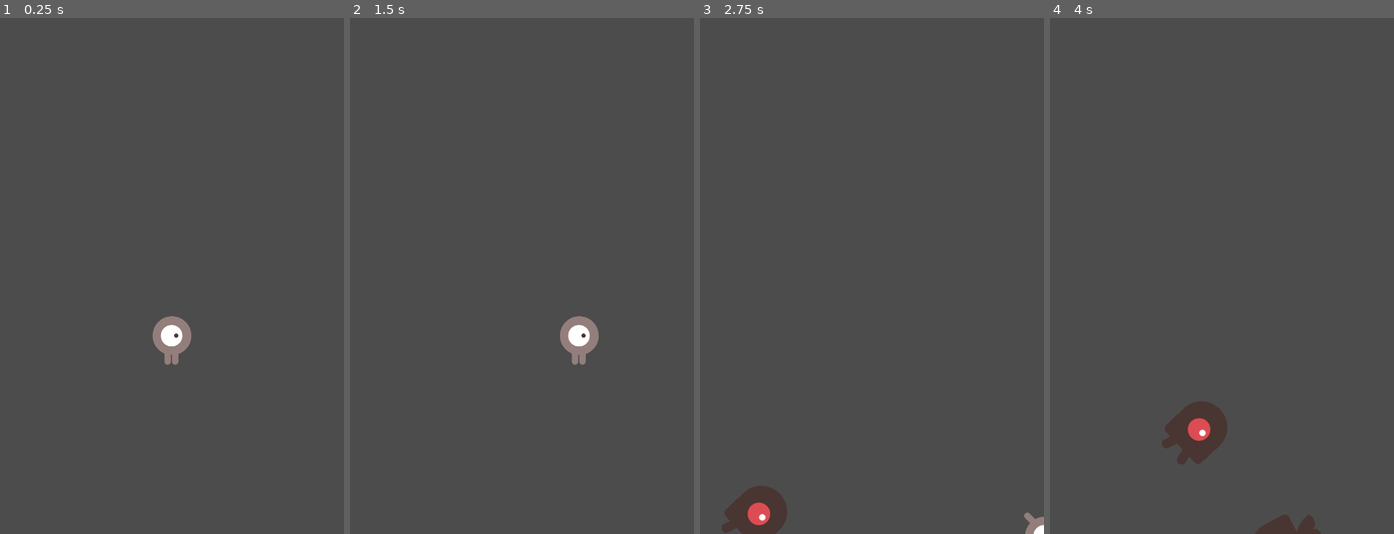
Above: before the commit, frames 1-4 (left to right).
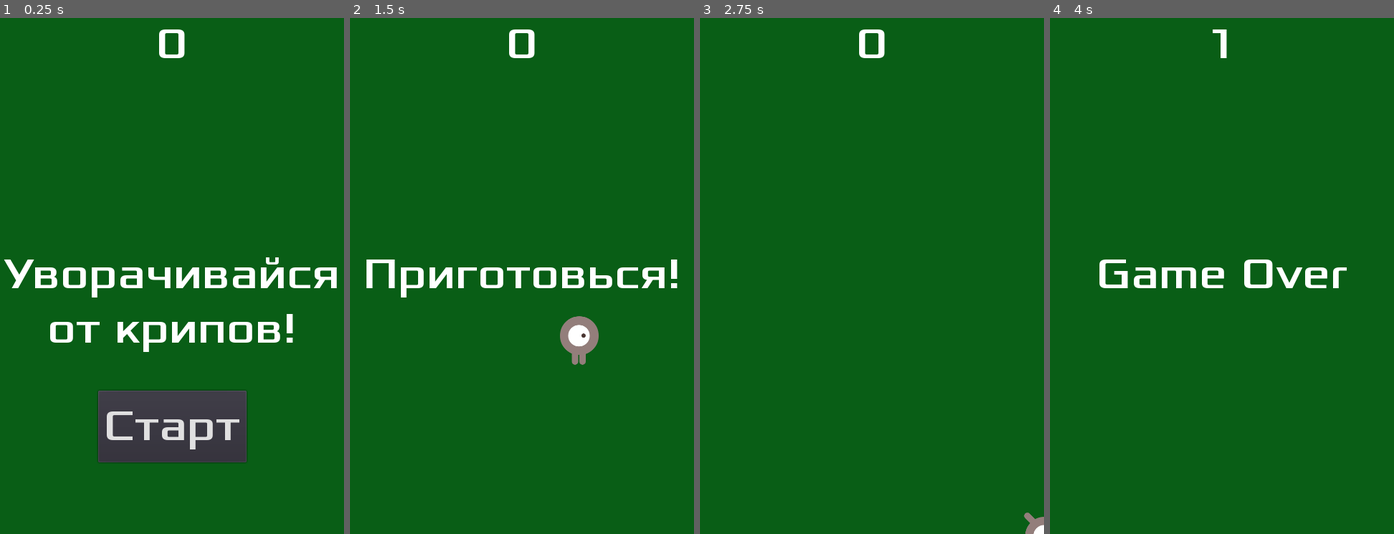
Above: after the commit, the same moments.

Repository: GnusinPavel/slim-from-cryp
Game: Godot game, scene res://Scenes/Main.tscn
Same seed, same stepped clock (60 frames per second), same inputs: the game is played once before the commit and once after it.
Inputs (mouse positions are in pixels of both pictures, inside the frame that each line leads up to):
- Up to frame 1 (0.25 s): no input
- Up to frame 2 (1.5 s): click (522, 425) at 0.5 s, where only the run after the commit has a clickable "Старт"; tap Enter at 1.25 s; hold Right (ui_right) from 1.28 s (still down)
- Up to frame 3 (2.75 s): release Right (ui_right) at 2.03 s; hold Down (ui_down) from 2.03 s (still down)
- Up to frame 4 (4 s): release Down (ui_down) at 2.78 s; hold Right (ui_right) 2.78-3.53 s; hold Up (ui_up) from 3.53 s (still down)

The runs differ from the first frame. In frame 1, 95% of the frame differs, in the area x 0-100%, y 0-100%; in frame 2, 99%; in frame 3, 100%; in frame 4, 100%.

Commit message:
hud and sounds

Diff:
--- /dev/null
+++ b/Scenes/HUD.tscn
@@ -0,0 +1,64 @@
+[gd_scene load_steps=6 format=2]
+
+[ext_resource path="res://godot_assets/fonts/Xolonium-Regular.ttf" type="DynamicFontData" id=1]
+[ext_resource path="res://Scripts/HUD.gd" type="Script" id=2]
+
+[sub_resource type="DynamicFont" id=1]
+size = 60
+font_data = ExtResource( 1 )
+
+[sub_resource type="InputEventAction" id=2]
+action = "ui_select"
+
+[sub_resource type="ShortCut" id=3]
+shortcut = SubResource( 2 )
+
+[node name="HUD" type="CanvasLayer"]
+script = ExtResource( 2 )
+
+[node name="ScoreLabel" type="Label" parent="."]
+anchor_right = 1.0
+margin_bottom = 78.0
+custom_fonts/font = SubResource( 1 )
+text = "0"
+align = 1
+__meta__ = {
+"_edit_use_anchors_": false
+}
+
+[node name="MessageLabel" type="Label" parent="."]
+anchor_top = 0.5
+anchor_right = 1.0
+anchor_bottom = 0.5
+margin_top = -39.0
+margin_bottom = 39.0
+custom_fonts/font = SubResource( 1 )
+text = "Уворачивайся от крипов!"
+align = 1
+autowrap = true
+__meta__ = {
+"_edit_use_anchors_": false
+}
+
+[node name="StartButton" type="Button" parent="."]
+anchor_left = 0.5
+anchor_top = 1.0
+anchor_right = 0.5
+anchor_bottom = 1.0
+margin_left = -103.5
+margin_top = -200.0
+margin_right = 103.5
+margin_bottom = -100.0
+custom_fonts/font = SubResource( 1 )
+shortcut = SubResource( 3 )
+text = "Старт"
+__meta__ = {
+"_edit_use_anchors_": false
+}
+
+[node name="MessageTimer" type="Timer" parent="."]
+wait_time = 2.0
+one_shot = true
+
+[connection signal="pressed" from="StartButton" to="." method="_on_StartButton_pressed"]
+[connection signal="timeout" from="MessageTimer" to="." method="_on_MessageTimer_timeout"]
--- a/Scenes/Main.tscn
+++ b/Scenes/Main.tscn
@@ -1,8 +1,11 @@
-[gd_scene load_steps=5 format=2]
+[gd_scene load_steps=8 format=2]
 
 [ext_resource path="res://Scenes/Player.tscn" type="PackedScene" id=1]
 [ext_resource path="res://Scenes/Mob.tscn" type="PackedScene" id=2]
 [ext_resource path="res://Scripts/Main.gd" type="Script" id=3]
+[ext_resource path="res://Scenes/HUD.tscn" type="PackedScene" id=4]
+[ext_resource path="res://godot_assets/art/House In a Forest Loop.ogg" type="AudioStream" id=5]
+[ext_resource path="res://godot_assets/art/gameover.wav" type="AudioStream" id=6]
 
 [sub_resource type="Curve2D" id=1]
 _data = {
@@ -12,6 +15,14 @@
 [node name="Main" type="Node"]
 script = ExtResource( 3 )
 Mob = ExtResource( 2 )
+
+[node name="ColorRect" type="ColorRect" parent="."]
+anchor_right = 1.0
+anchor_bottom = 1.0
+color = Color( 0.0392157, 0.372549, 0.0901961, 1 )
+__meta__ = {
+"_edit_use_anchors_": false
+}
 
 [node name="Player" parent="." instance=ExtResource( 1 )]
 
@@ -32,7 +43,16 @@
 
 [node name="MobSpawnLocation" type="PathFollow2D" parent="MobPath"]
 
+[node name="HUD" parent="." instance=ExtResource( 4 )]
+
+[node name="Music" type="AudioStreamPlayer" parent="."]
+stream = ExtResource( 5 )
+
+[node name="DeathSound" type="AudioStreamPlayer" parent="."]
+stream = ExtResource( 6 )
+
 [connection signal="hit" from="Player" to="." method="game_over"]
 [connection signal="timeout" from="MobTimer" to="." method="_on_MobTimer_timeout"]
 [connection signal="timeout" from="ScoreTimer" to="." method="_on_ScoreTimer_timeout"]
 [connection signal="timeout" from="StartTimer" to="." method="_on_StartTimer_timeout"]
+[connection signal="start_game" from="HUD" to="." method="new_game"]
--- a/Scenes/Mob.tscn
+++ b/Scenes/Mob.tscn
@@ -10,6 +10,11 @@
 
 [sub_resource type="SpriteFrames" id=1]
 animations = [ {
+"frames": [ ExtResource( 5 ), ExtResource( 1 ) ],
+"loop": true,
+"name": "fly",
+"speed": 5.0
+}, {
 "frames": [ ExtResource( 4 ), ExtResource( 3 ) ],
 "loop": true,
 "name": "swim",
@@ -19,18 +24,15 @@
 "loop": true,
 "name": "walk",
 "speed": 5.0
-}, {
-"frames": [ ExtResource( 5 ), ExtResource( 1 ) ],
-"loop": true,
-"name": "fly",
-"speed": 5.0
 } ]
 
 [sub_resource type="CapsuleShape2D" id=2]
 radius = 35.6874
 height = 28.681
 
-[node name="Mob" type="RigidBody2D"]
+[node name="Mob" type="RigidBody2D" groups=[
+"mobs",
+]]
 collision_mask = 0
 gravity_scale = 0.0
 script = ExtResource( 7 )
--- /dev/null
+++ b/Scripts/HUD.gd
@@ -0,0 +1,45 @@
+extends CanvasLayer
+
+signal start_game
+
+# Declare member variables here. Examples:
+# var a = 2
+# var b = "text"
+
+func show_message(text):
+	$MessageLabel.text = text
+	$MessageLabel.show()
+	$MessageTimer.start()
+
+func show_game_over():
+	show_message("Game Over")
+	yield($MessageTimer, "timeout")
+
+	$MessageLabel.text = "Уворачивайся от крипов!"
+	$MessageLabel.show()
+	yield(get_tree().create_timer(1), "timeout")
+	$StartButton.show()
+
+
+func update_score(score):
+	$ScoreLabel.text = str(score)
+
+
+
+# Called when the node enters the scene tree for the first time.
+func _ready():
+	pass # Replace with function body.
+
+
+# Called every frame. 'delta' is the elapsed time since the previous frame.
+#func _process(delta):
+#	pass
+
+
+func _on_StartButton_pressed():
+	$StartButton.hide()
+	emit_signal("start_game")
+
+
+func _on_MessageTimer_timeout():
+	$MessageLabel.hide()
--- a/Scripts/Main.gd
+++ b/Scripts/Main.gd
@@ -12,17 +12,28 @@
 # Called when the node enters the scene tree for the first time.
 func _ready() -> void:
 	randomize()
-	new_game()
 
 
 func game_over():
 	$ScoreTimer.stop()
 	$MobTimer.stop()
 
+	$HUD.show_game_over()
+	get_tree().call_group("mobs", "queue_free")
+
+	$Music.stop()
+	$DeathSound.play()
+
 func new_game():
 	score = 0
 	$Player.start($StartPosition.position)
 	$StartTimer.start()
+
+	$HUD.update_score(score)
+	$HUD.show_message("Приготовься!")
+
+	$Music.play()
+
 
 # Called every frame. 'delta' is the elapsed time since the previous frame.
 #func _process(delta: float) -> void:
@@ -36,6 +47,7 @@
 
 func _on_ScoreTimer_timeout() -> void:
 	score += 1
+	$HUD.update_score(score)
 
 
 func _on_MobTimer_timeout() -> void:
